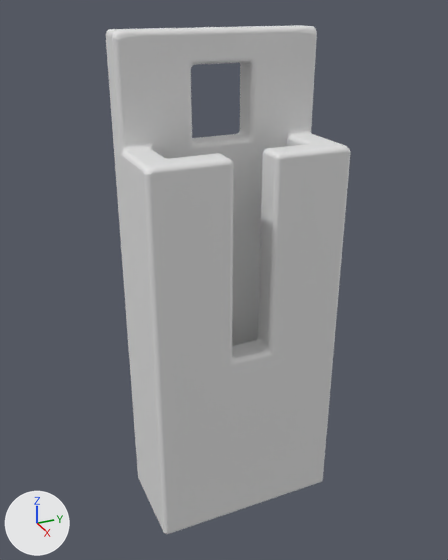
Renders of the Blender file V2/3D containers/Hook/Hook.blend from each side of a commit.
One viewpoint serves both versions: a 50 mm camera at (52.3, -24.4, 52.6) aimed at (-0.7, -0.5, 26.1). The axes (+X, +Y, +Z) are drawn at lower left. The lights are the same throughout.

The first picture shows 'HookHolder'.
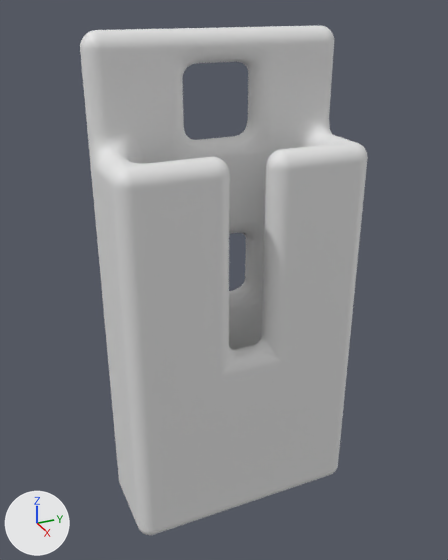
Location of each change, [x1, y1, x2, y2] in pixels of the pictures (448 x 560 px):
'HookHolder', reshaped (17% wider)
    before: [106, 25, 351, 534]
    after: [80, 25, 368, 535]

The edits, one by one:
Mesh me_cube_015 is new.
It has 6178 vertices, 6162 faces and spans x -5.0..5.0, y -12.5..12.5, z 0.0..50.0.
Object 'HookHolder' (ob_hookholder) now shows me_cube_015 instead of me_cube_005.
